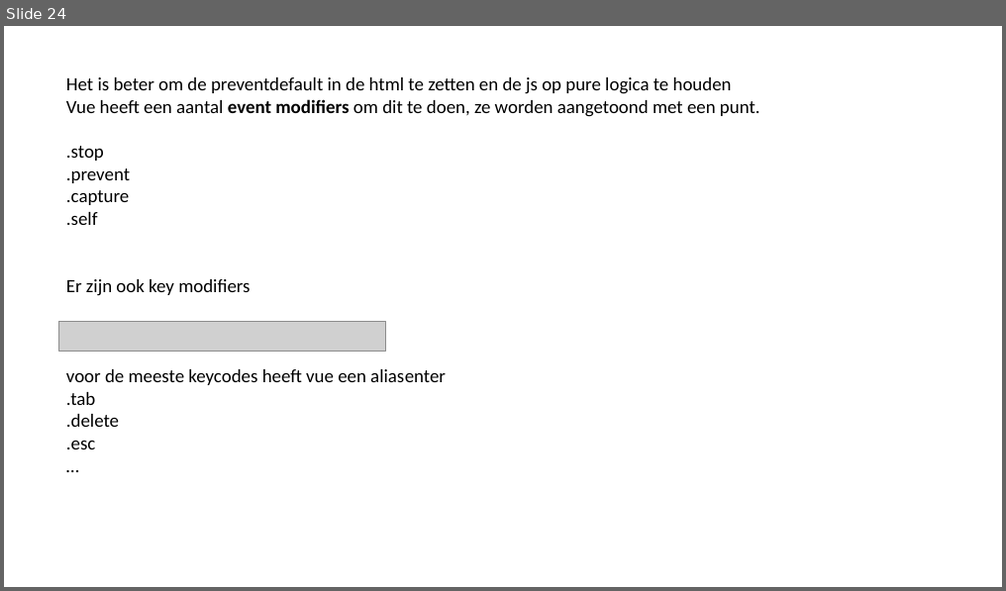
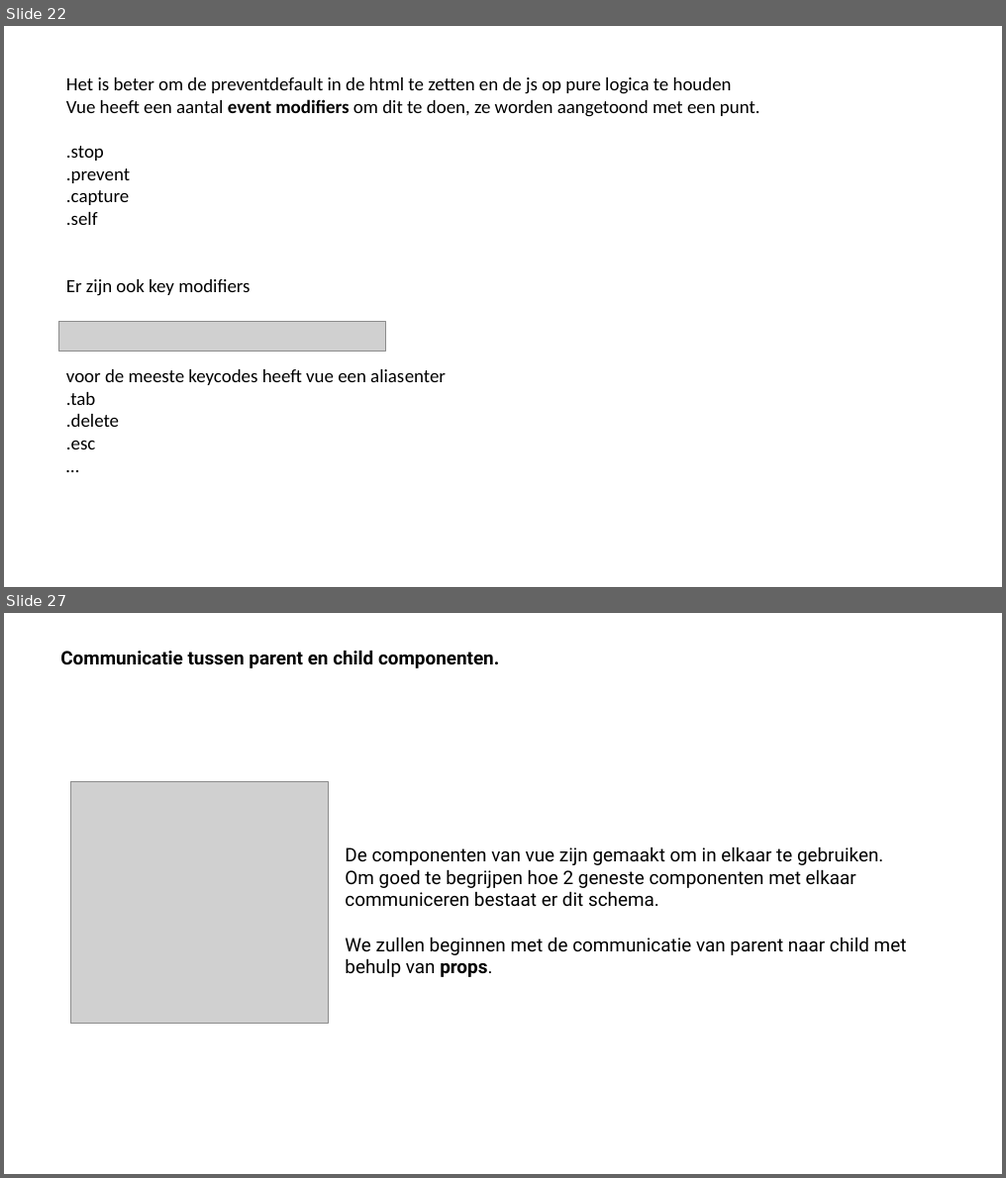
Before and after one commit to sepperenty/web-research-3, a slide deck: newTech/slideshow.pptx. Shown one above the other, each under a label of ours: slide 24 before the commit, slides 22 and 27 after it; the slides between them are not shown. The pictures are 1006x591 and 1006x1178 pixels, drawn with LibreOffice and Linux fonts; fonts in the diff are those of the drawing; grey boxes stand for pictures. Boxes give left, top, right and bottom in pixels: in the first picture for what was removed or moved away, otherwise in the second. Text is boxed around its words. In the diff, an @@ line names an element or a change of style, - is before the commit and + after.

```diff
--- a/newTech/slideshow.pptx
+++ b/newTech/slideshow.pptx
@@ slide 27 added at (4,613,1002,1174), background #FFFFFF @@
@@ text added at (60,650,499,668), 18 pt, text #000000, bold @@
+Communicatie tussen parent en child componenten.
@@ picture added at (70,781,328,1024) @@
@@ text added at (345,847,907,977), 18 pt, text #000000 @@
+De componenten van vue zijn gemaakt om in elkaar te gebruiken. Om goed te begrijpen hoe 2 geneste componenten met elkaar communiceren bestaat er dit schema.
+We zullen beginnen met de communicatie van parent naar child met behulp van props.
@@ what was slide 24 is now slide 22 @@
```
Also in this commit, not shown: 1 slide changed, 7 other slides added, 2 slides removed, 4 other files.
